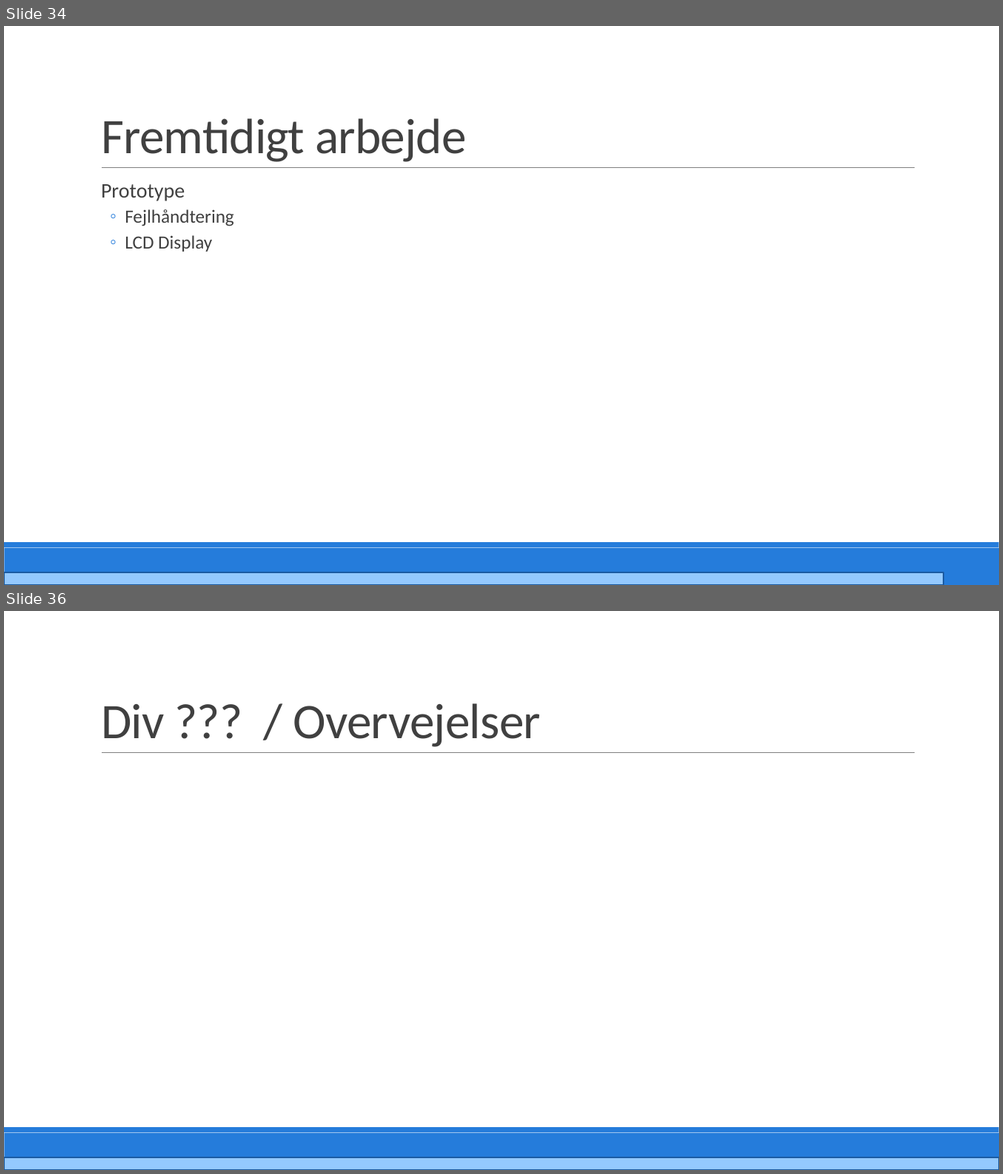
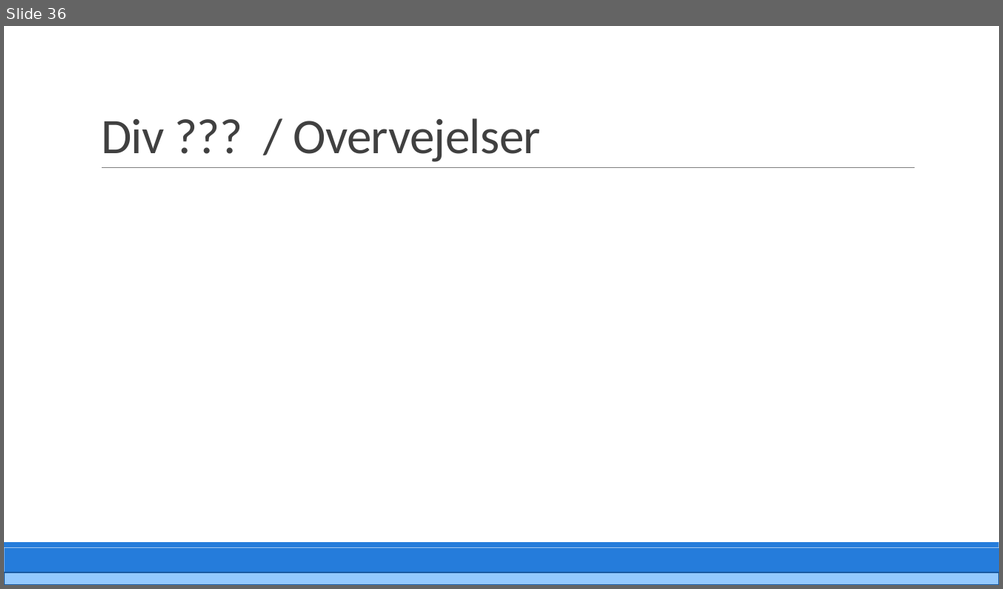
Before and after one commit to PRJ2GR15/Rapport, a slide deck: Fremlæggelse/Fremlæggelse.pptm. Shown one above the other, each under a label of ours: slides 34 and 36 before the commit, slide 36 after it; the slides between them are not shown. The pictures are 1003x1174 and 1003x589 pixels, drawn with LibreOffice and Linux fonts; fonts in the diff are those of the drawing. Boxes give left, top, right and bottom in pixels: in the first picture for what was removed or moved away, otherwise in the second. Text is boxed around its words. In the diff, an @@ line names an element or a change of style, - is before the commit and + after.

```diff
--- a/Fremlæggelse/Fremlæggelse.pptm
+++ b/Fremlæggelse/Fremlæggelse.pptm
@@ slide 34 removed at <box>4,26,999,585</box>, background #FFFFFF; not listed: 3 template elements that a slide beside it also shows @@
@@ title removed at <box>101,118,466,162</box> @@
-Fremtidigt arbejde
@@ text removed at <box>101,184,234,252</box> @@
-  Prototype
-  ◦ Fejlhåndtering
-  ◦ LCD Display
@@ rectangle removed at <box>4,573,943,585</box> @@
```
Also in this commit, not shown: 31 slides changed, 1 slide added, 2 other files.
